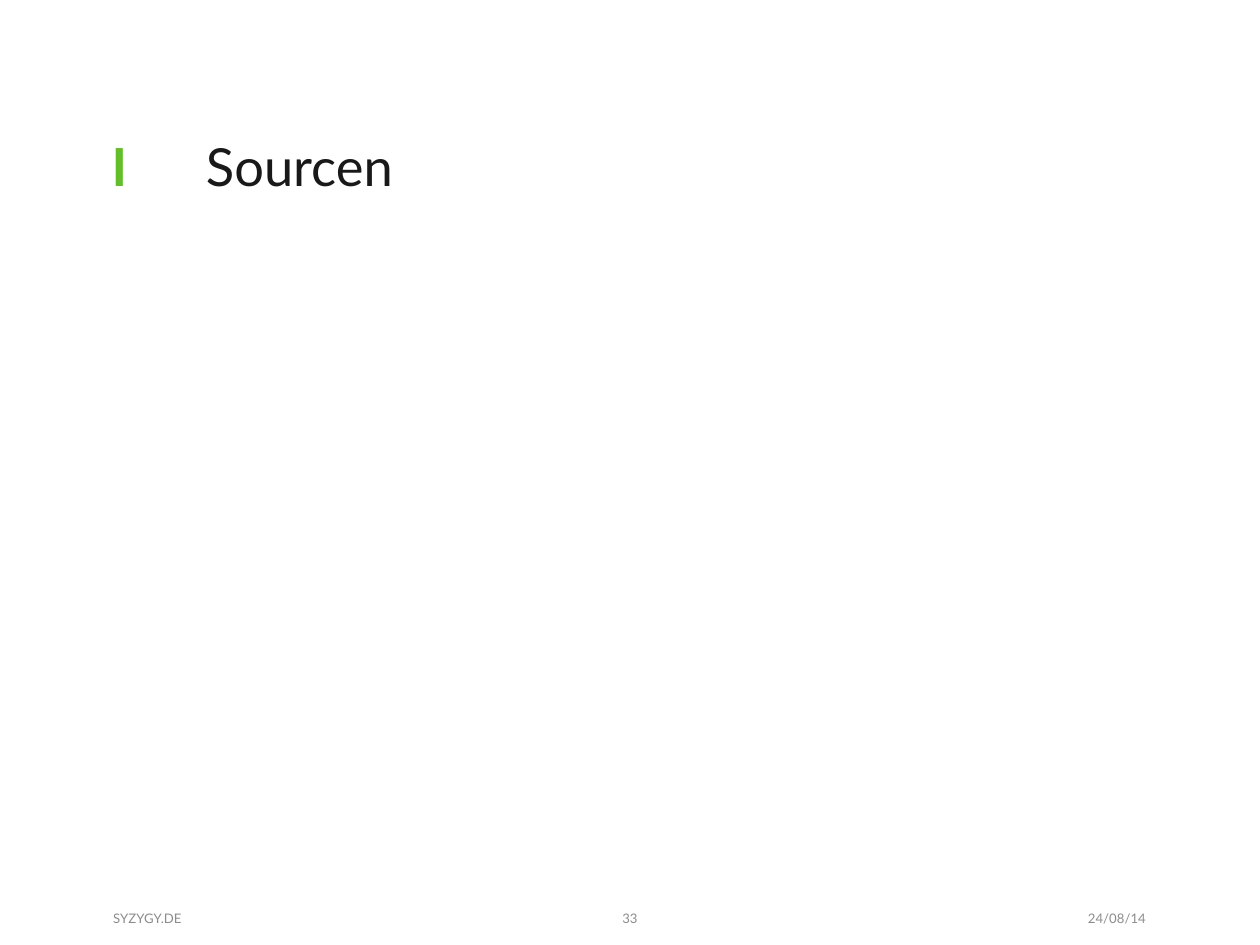
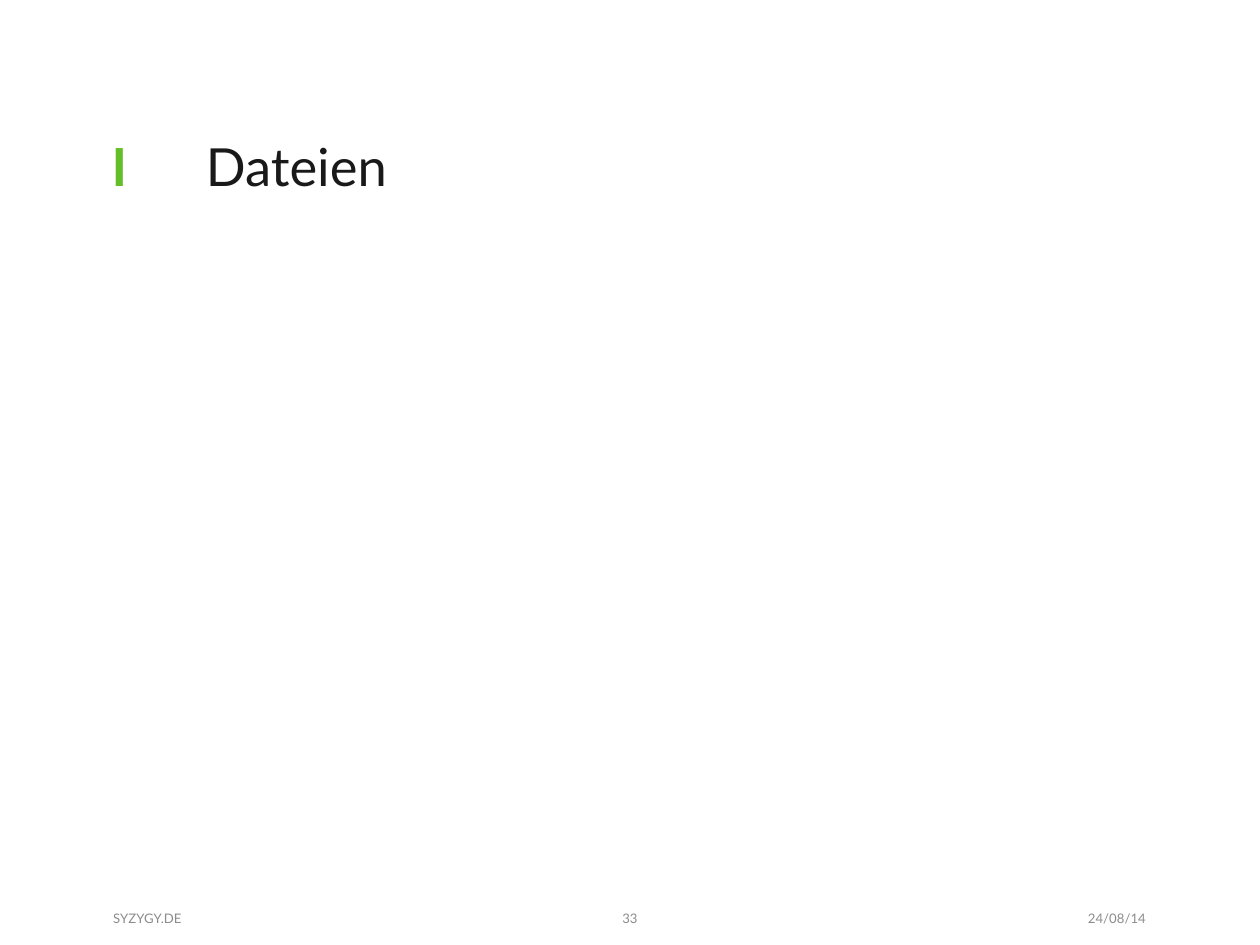
Before and after one commit to fischfasch/IoC_Test, a slide deck: slide 33 of IoC_Testapplication/ConsoleApplication1/_Files/Präsentation.pptx. Drawn at 1260x945 pixels with LibreOffice and Linux fonts; fonts in the diff are those of the drawing. Boxes give left, top, right and bottom in pixels: in the first picture for what was removed or moved away, otherwise in the second. Text is boxed around its words. In the diff, an @@ line names an element or a change of style, - is before the commit and + after.

```diff
--- a/IoC_Testapplication/ConsoleApplication1/_Files/Präsentation.pptx
+++ b/IoC_Testapplication/ConsoleApplication1/_Files/Präsentation.pptx
@@ table at (100, 127, 1167, 370) @@
-row 1, column 2: Sourcen
+row 1, column 2: Dateien
```
Also in this commit, not shown: 1 other slide changed.
